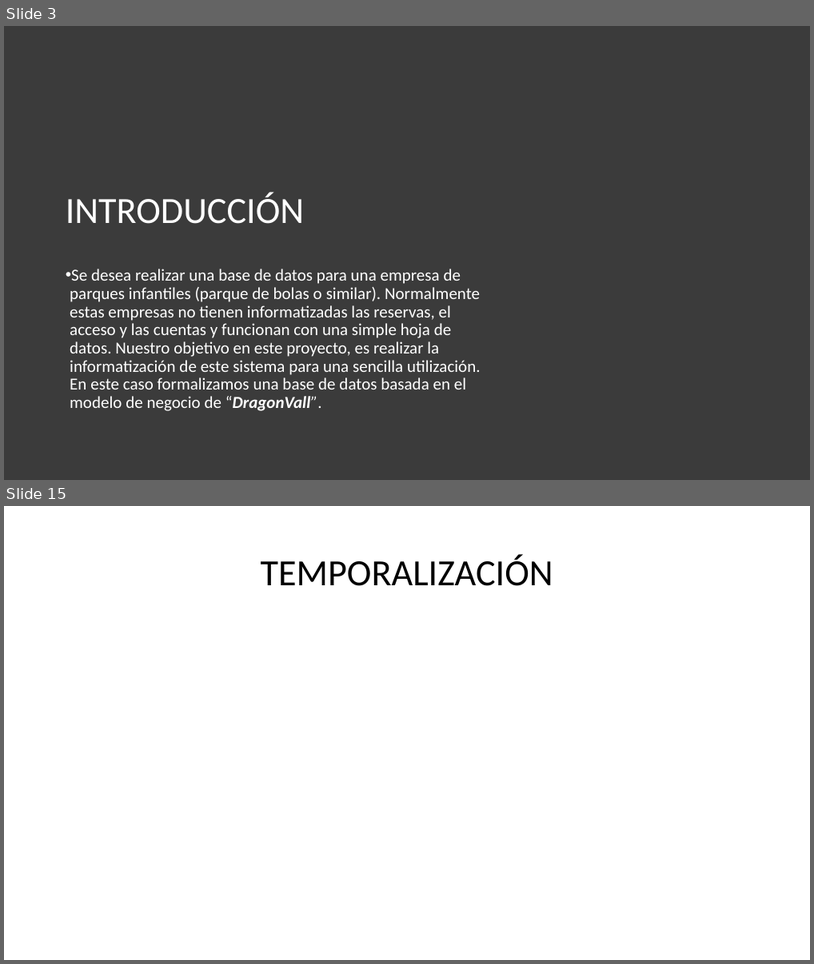
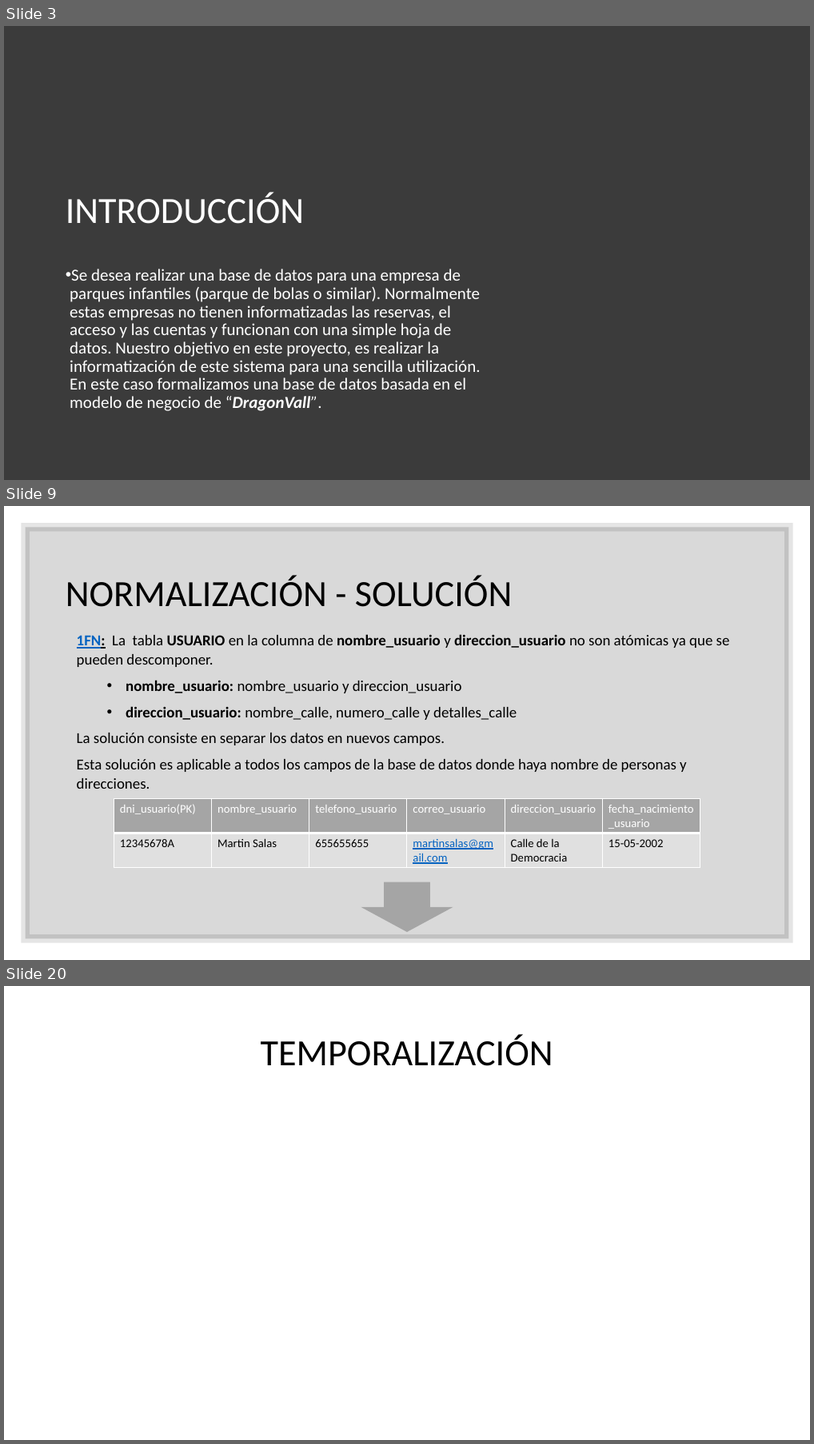
Before and after one commit to maraloeDev/Proyecto-de-Bases-de-Datos, a slide deck: Defensa proyecto intermodular.pptx. Shown one above the other, each under a label of ours: slides 3 and 15 before the commit, slides 3, 9 and 20 after it; the slides between them are not shown. The pictures are 814x964 and 814x1444 pixels, drawn with LibreOffice and Linux fonts; fonts in the diff are those of the drawing; background and template pictures are left out. Boxes give left, top, right and bottom in pixels: in the first picture for what was removed or moved away, otherwise in the second. Text is boxed around its words. In the diff, an @@ line names an element or a change of style, - is before the commit and + after.

```diff
--- a/Defensa proyecto intermodular.pptx
+++ b/Defensa proyecto intermodular.pptx
@@ slide 9 added at [4, 506, 810, 960], background #FFFFFF @@
@@ rectangle added at [25, 527, 790, 939], fill #000000 at 15% opacity, outline #000000 10 pt @@
@@ title added at [66, 575, 512, 607], 44 pt, text #000000 @@
+NORMALIZACIÓN - SOLUCIÓN
@@ text added at [77, 634, 730, 788], 18 pt, text #000000 @@
+1FN: La tabla USUARIO en la columna de nombre_usuario y direccion_usuario no son atómicas ya que se pueden descomponer.
+  • nombre_usuario: nombre_usuario y direccion_usuario
+  • direccion_usuario: nombre_calle, numero_calle y detalles_calle
+La solución consiste en separar los datos en nuevos campos.
+Esta solución es aplicable a todos los campos de la base de datos donde haya nombre de personas y direcciones.
@@ table added at [114, 799, 702, 867], 2 rows, 6 columns @@
+dni_usuario(PK) | nombre_usuario | telefono_usuario | correo_usuario | direccion_usuario | fecha_nacimiento_usuario
+12345678A | Martin Salas | 655655655 | martinsalas@gmail.com | Calle de la Democracia | 15-05-2002
@@ down arrow added at [361, 882, 454, 932], fill #A5A5A5 @@
@@ what was slide 15 is now slide 20 @@
```
Also in this commit, not shown: 6 slides changed, 9 other slides added, 5 slides removed.
